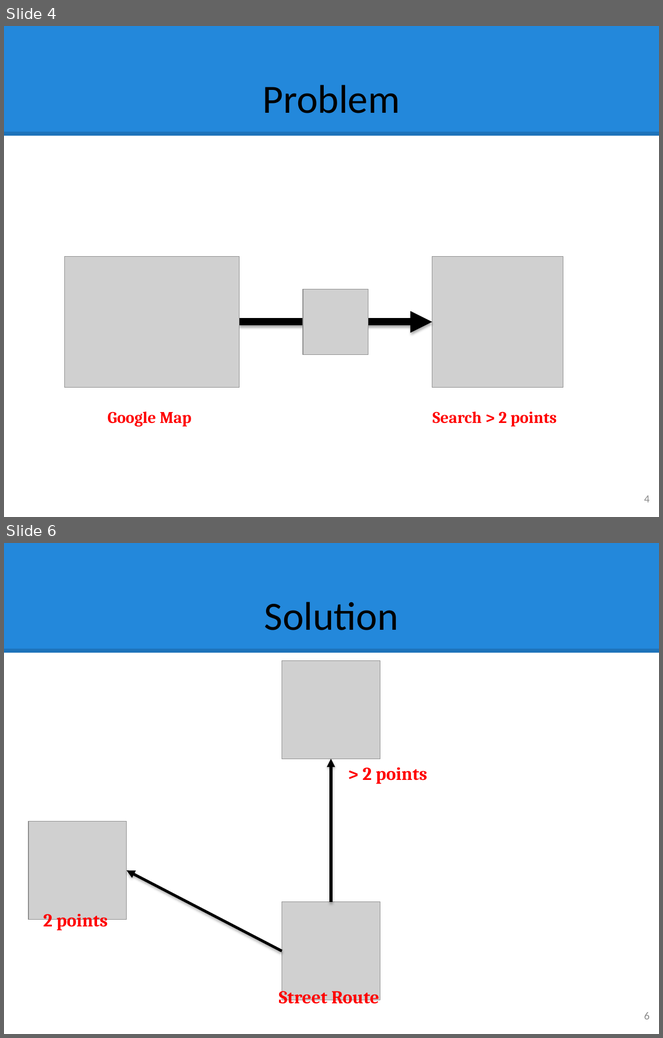
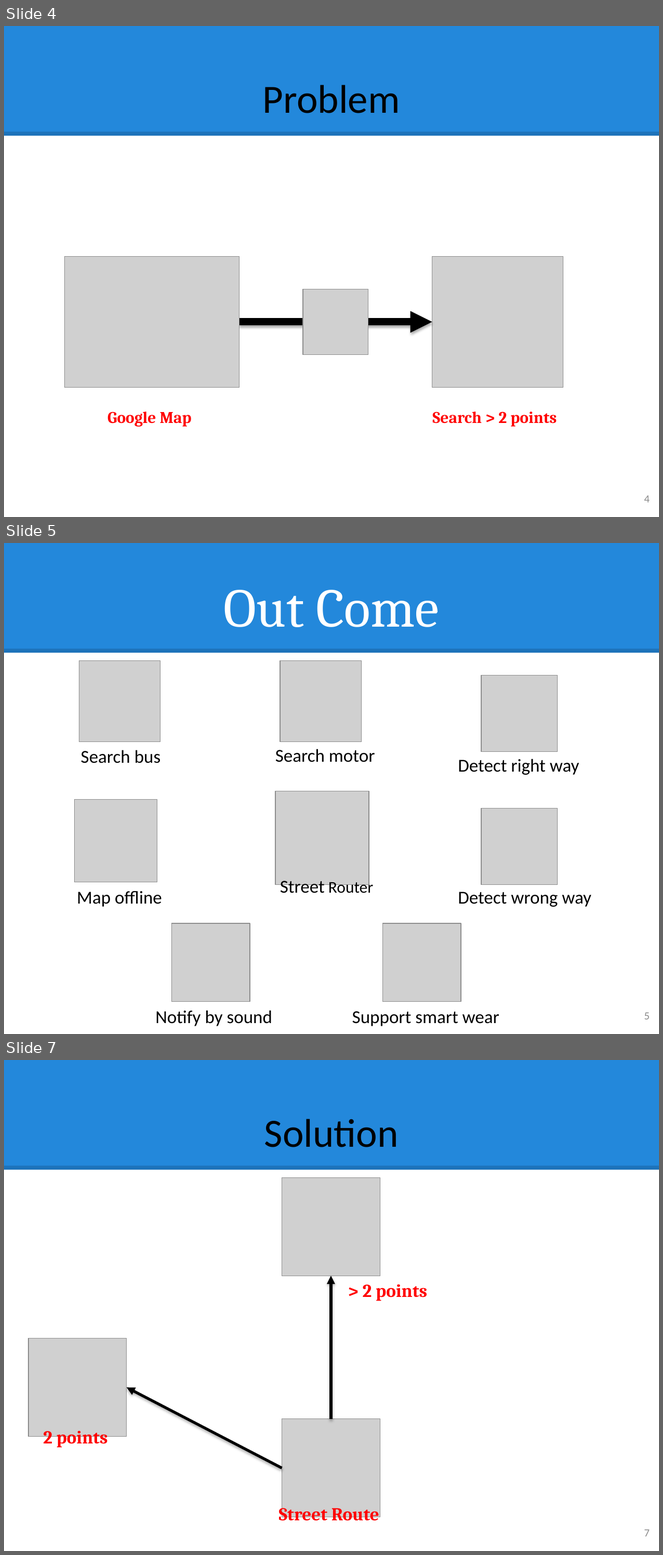
Before and after one commit to hqt/street-router, a slide deck: Document/presentation/ngoan/5 search motorbike.pptx. Shown one above the other, each under a label of ours: slides 4 and 6 before the commit, slides 4, 5 and 7 after it; the slides between them are not shown. The pictures are 663x1038 and 663x1555 pixels, drawn with LibreOffice and Linux fonts; fonts in the diff are those of the drawing; grey boxes stand for pictures. Boxes give left, top, right and bottom in pixels: in the first picture for what was removed or moved away, otherwise in the second. Text is boxed around its words. In the diff, an @@ line names an element or a change of style, - is before the commit and + after.

```diff
--- a/Document/presentation/ngoan/5 search motorbike.pptx
+++ b/Document/presentation/ngoan/5 search motorbike.pptx
@@ slide 5 added at <box>4,543,659,1034</box>, background #FFFFFF; not listed: 2 template elements that a slide beside it also shows @@
@@ title added at <box>224,590,439,627</box>, 60 pt, text #FFFFFF @@
+Out Come
@@ picture added at <box>79,661,160,742</box> @@
@@ picture added at <box>280,661,361,742</box> @@
@@ picture added at <box>481,676,558,752</box> @@
@@ text added at <box>81,750,161,763</box>, 20 pt, text #000000 @@
+Search bus
@@ text added at <box>275,749,375,762</box>, 20 pt, text #000000 @@
+Search motor
@@ text added at <box>458,759,580,775</box>, 20 pt, text #000000 @@
+Detect right way
@@ picture added at <box>275,792,369,885</box> @@
@@ picture added at <box>74,800,157,883</box> @@
@@ picture added at <box>481,808,558,885</box> @@
@@ text added at <box>280,879,373,898</box>, 20 pt, text #000000 @@
+Street Router
@@ text added at <box>77,891,162,907</box>, 20 pt, text #000000 @@
+Map offline
@@ text added at <box>458,892,592,907</box>, 20 pt, text #000000 @@
+Detect wrong way
@@ picture added at <box>172,924,250,1002</box> @@
@@ picture added at <box>383,924,461,1002</box> @@
@@ text added at <box>155,1010,272,1027</box>, 20 pt, text #000000 @@
+Notify by sound
@@ text added at <box>352,1012,500,1027</box>, 20 pt, text #000000 @@
+Support smart wear
@@ page number added at <box>644,1013,650,1020</box>, 12 pt, text #8C8C8C @@
+5
@@ what was slide 6 is now slide 7 @@
@@ page number at <box>644,1530,650,1537</box>: text changed @@
-6
+7
```
Also in this commit, not shown: 1 slide changed, 2 other files.
